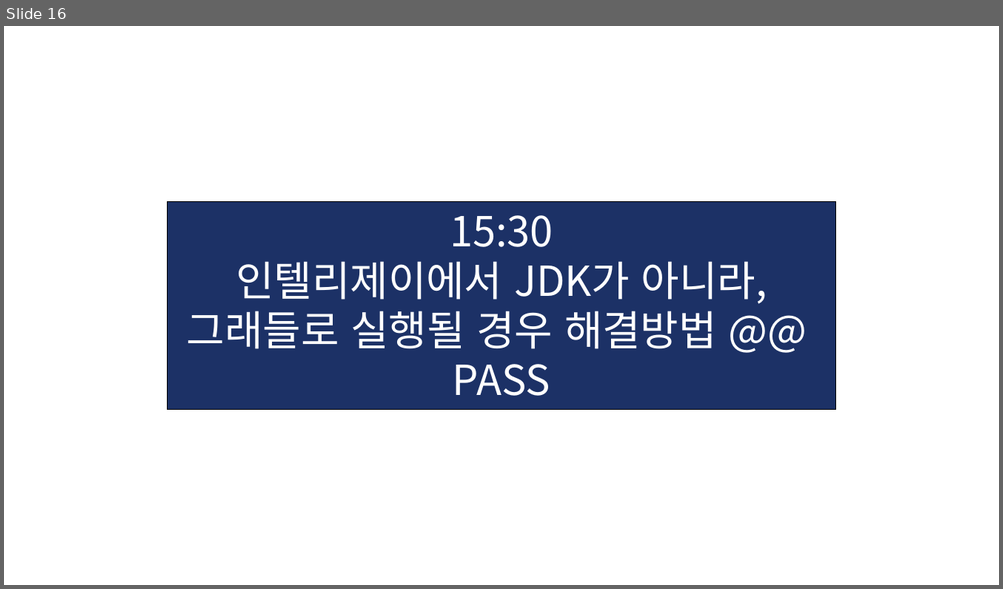
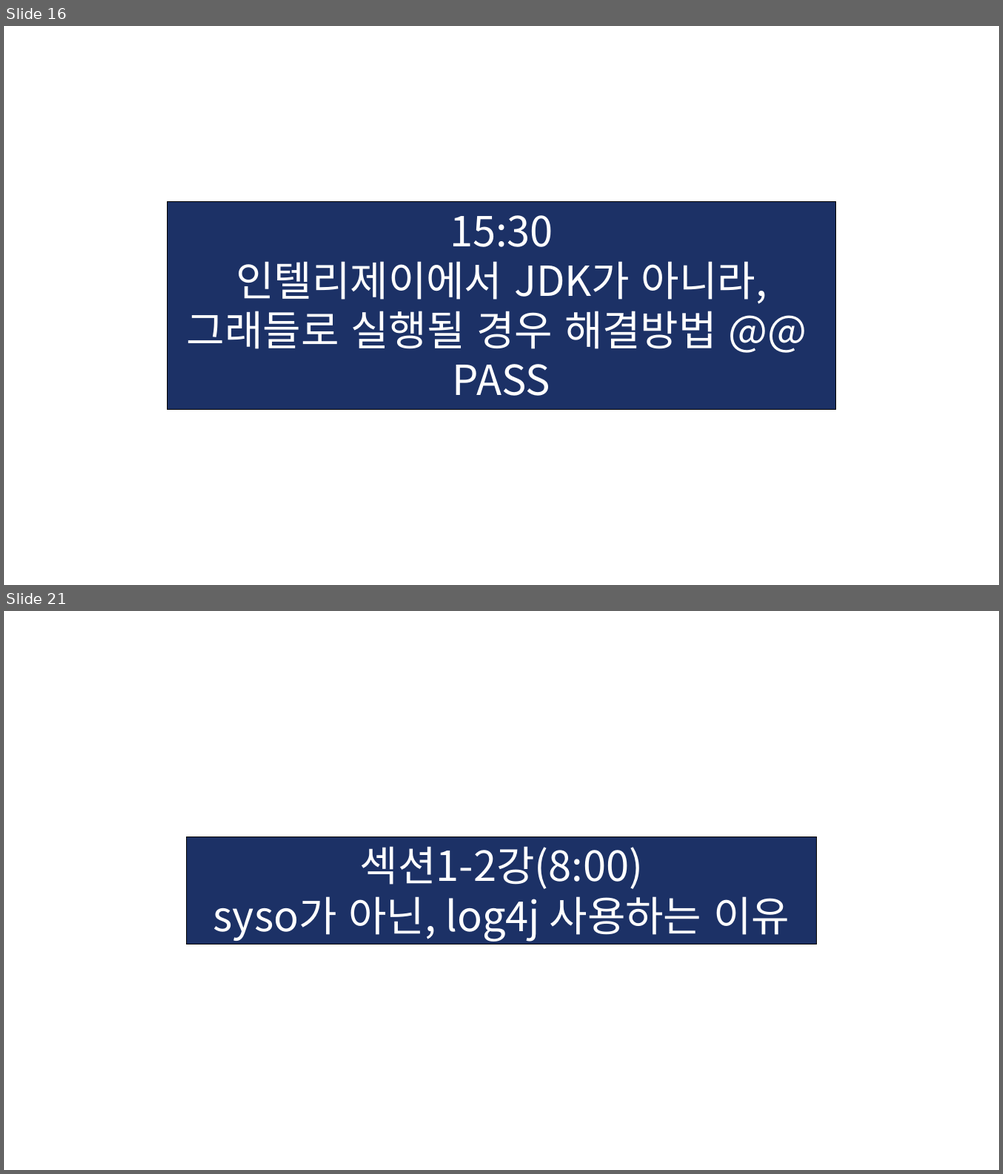
Before and after one commit to KIM-BEOMSOO/study, a slide deck: 00.공부 정리(최종)/12.Spring-Boot/03.인프런_김영한_스프링 입문/01.인프런_깅영한_Spring-Boot.pptx. Shown one above the other, each under a label of ours: slide 16 before the commit, slides 16 and 21 after it; the slides between them are not shown. The pictures are 1003x589 and 1003x1174 pixels, drawn with LibreOffice and Linux fonts; fonts in the diff are those of the drawing. Boxes give left, top, right and bottom in pixels: in the first picture for what was removed or moved away, otherwise in the second. Text is boxed around its words. In the diff, an @@ line names an element or a change of style, - is before the commit and + after.

```diff
--- a/00.공부 정리(최종)/12.Spring-Boot/03.인프런_김영한_스프링 입문/01.인프런_깅영한_Spring-Boot.pptx
+++ b/00.공부 정리(최종)/12.Spring-Boot/03.인프런_김영한_스프링 입문/01.인프런_깅영한_Spring-Boot.pptx
@@ slide 21 added at [4, 611, 999, 1170], background #FFFFFF @@
@@ rectangle added at [186, 837, 817, 945], fill #1C3166, outline #000000 0.75 pt, 40 pt, text #FFFFFF @@
+섹션1-2강(8:00)
+syso가 아닌, log4j 사용하는 이유
```
Also in this commit, not shown: 16 other slides added.
